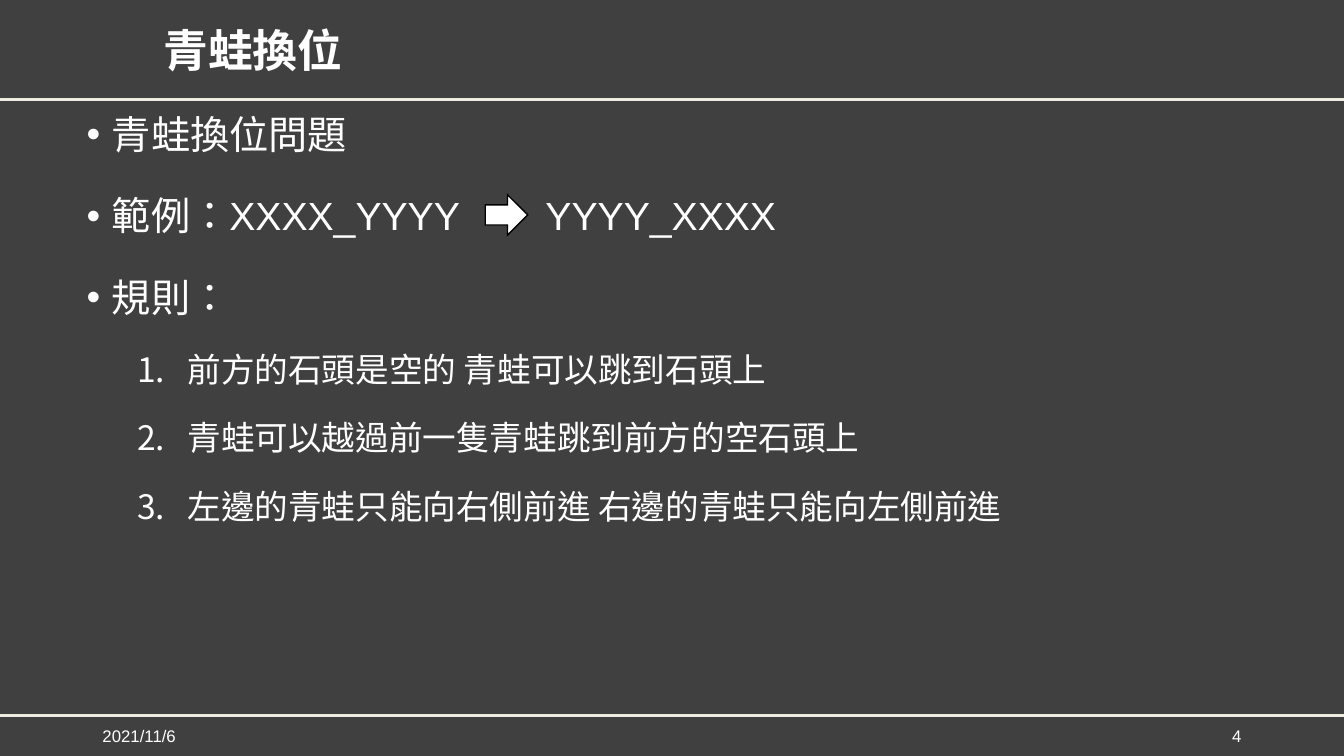
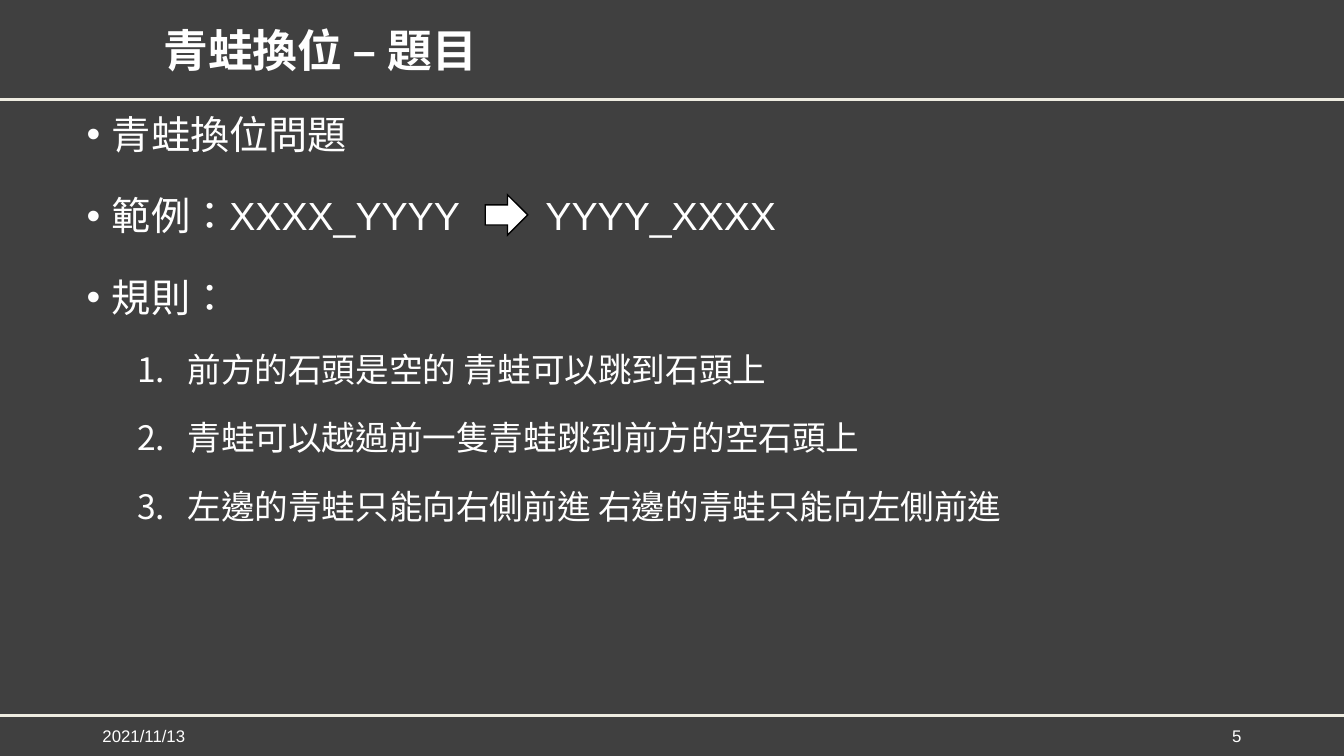
Before and after one commit to YuCheng21/nkust-genetic-algorithm, a slide deck: slide 5 of mid_project/GA_Mid_Report.pptx (slide 4 before the commit). Drawn at 1344x756 pixels with LibreOffice and Linux fonts; fonts in the diff are those of the drawing; background and template pictures are left out. Boxes give left, top, right and bottom in pixels: in the first picture for what was removed or moved away, otherwise in the second. Text is boxed around its words. In the diff, an @@ line names an element or a change of style, - is before the commit and + after.

```diff
--- a/mid_project/GA_Mid_Report.pptx
+++ b/mid_project/GA_Mid_Report.pptx
@@ title at (163, 28, 477, 72): text changed @@
-青蛙換位
+青蛙換位 – 題目
@@ text at (102, 730, 185, 742): text changed @@
-2021/11/6
+2021/11/13
@@ page number at (1232, 730, 1241, 742): text changed @@
-4
+5
```
Also in this commit, not shown: 45 other slides changed, 9 slides added.
